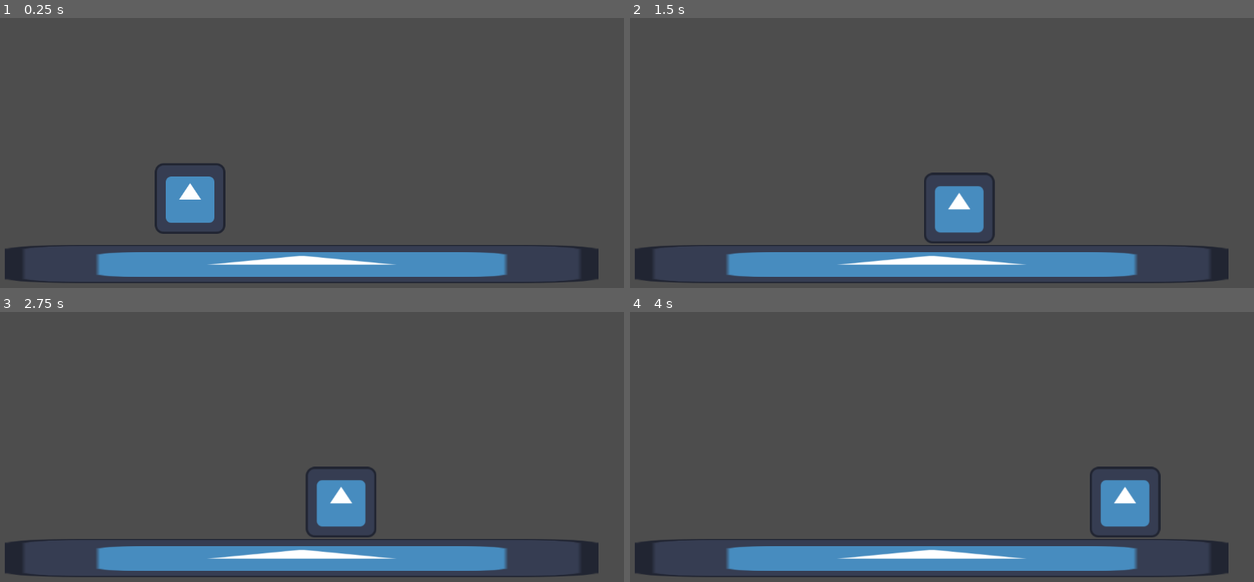
Above: before the commit, frames 1-4 (two rows, left to right).
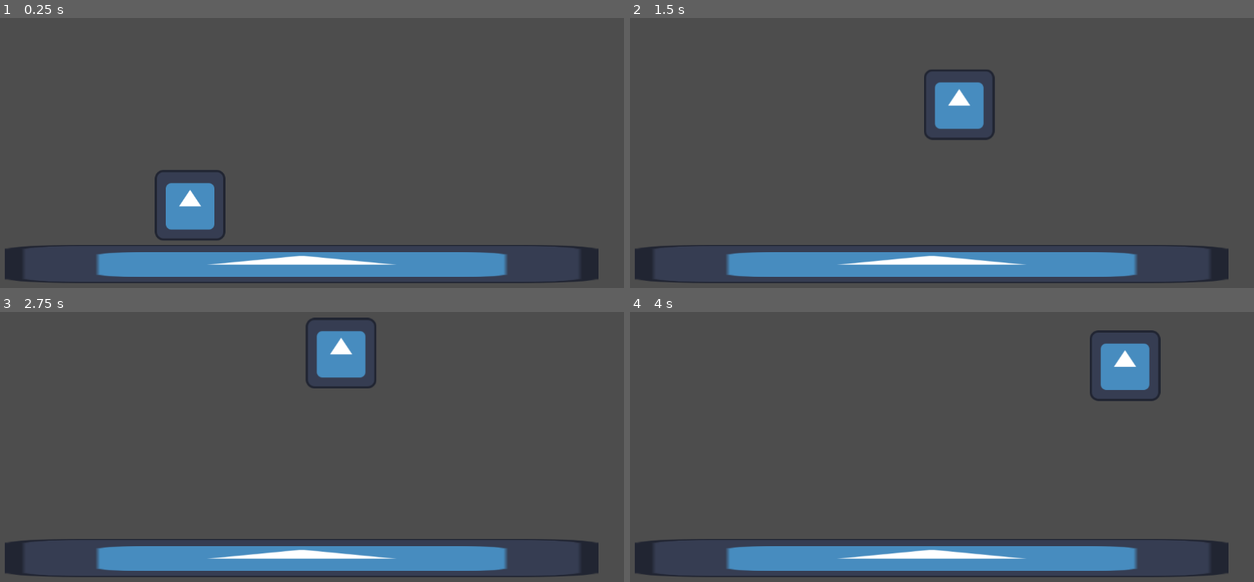
Above: after the commit, the same moments.

Repository: The-E21/TempleExploreDurhack24
Game: Godot game, scene res://Scenes/temple_scene.tscn
Two runs of this game, one before a commit and one after it. Both use one fixed random seed, a clock stepped at 60 frames per second and the inputs below. The engine's default icon, where the game draws it, is replaced by a stand-in: a white triangle on a blue panel in a dark square.
Inputs:
- Up to frame 1 (0.25 s): no input
- Up to frame 2 (1.5 s): hold Space (jump, bound only after the commit) 0.53-1.28 s; hold Right (ui_right) from 0.53 s (still down); tap Space (jump, bound only after the commit) at 1.35 s
- Up to frame 3 (2.75 s): tap Space (jump, bound only after the commit) at 1.52, 1.82 s; release Right (ui_right) at 2.03 s; hold Left (ui_left) from 2.03 s (still down); hold Space (jump, bound only after the commit) from 2.03 s (still down)
- Up to frame 4 (4 s): release Left (ui_left) at 2.78 s; release Space (jump, bound only after the commit) at 2.78 s; hold Right (ui_right) from 2.78 s (still down); tap Space (jump, bound only after the commit) at 2.85, 3.02, 3.32 s; hold Space (jump, bound only after the commit) from 3.53 s (still down)

The runs differ from the first frame. In frame 1, 1.0% of the frame differs, in the area x 24-37%, y 53-83%; in frame 2, 3.6%; in frame 3, 3.5%; in frame 4, 3.6%, in the area x 73-86%, y 6-84%.

Commit message:
Added a jump

Diff:
--- a/Scenes/player.tscn
+++ b/Scenes/player.tscn
@@ -10,8 +10,13 @@
 [node name="Player" type="CharacterBody2D"]
 script = ExtResource("1_dv0df")
 speed = 300.0
-gravity = 600.0
 accelerationMultiplier = 9.0
+gravity = 1100.0
+jumpHight = 300.0
+apexPercentile = 0.9
+jumpCut = 0.2
+jumpTime = 0.4
+apexTime = 1.0
 
 [node name="Sprite2D" type="Sprite2D" parent="."]
 texture = ExtResource("1_2eu8h")
--- a/Scripts/playerscript.gd
+++ b/Scripts/playerscript.gd
@@ -1,17 +1,66 @@
 extends CharacterBody2D
-@export var speed : float
-@export var gravity : float = 9.8
 
 #Horizontal movement
 var leftRightInput : float
 var leftRightAimVelocity : float
+@export var speed : float
 @export var accelerationMultiplier : float
+
+#Vertical movement
+var jumpDown : bool = false
+@export var gravity : float = 9.8
+var jumpPhase : int
+@export var jumpHight : float
+@export var apexPercentile : float
+@export var jumpCut : float
+
+@export var jumpTime : float
+@export var apexTime : float
+var jumpTimer : float
+
+func _input(event):
+	if event.is_action_pressed("jump"):
+		jumpDown = true
+	elif event.is_action_released("jump"):
+		jumpDown = false
 
 func  _process(delta):
 	leftRightInput = Input.get_axis("ui_left", "ui_right")
 
 func _physics_process(delta):
-	velocity += Vector2.DOWN * gravity * delta
+	manageJump(delta)
+	##Horizontal
 	leftRightAimVelocity = leftRightInput * speed
 	velocity += Vector2((leftRightAimVelocity - velocity.x) * accelerationMultiplier * delta, 0)
 	move_and_slide()
+
+func manageJump(delta):
+	match jumpPhase:
+		0:
+			if(not is_on_floor()):
+				jumpPhase = 3
+			if(jumpDown):
+				print("go")
+				jumpPhase = 1
+				jumpTimer = 0
+		1:
+			var jumpSeed = jumpHight * apexPercentile / jumpTime
+			velocity = Vector2(velocity.x, -jumpSeed)
+			jumpTimer += delta
+
+			if(not jumpDown):
+				jumpPhase = 3
+				velocity = Vector2(velocity.x, velocity.y * jumpCut)
+
+			elif jumpTimer >= jumpTime:
+				jumpPhase = 2
+				jumpTimer = 0
+				velocity = Vector2(velocity.x, 2 * (1 - apexPercentile) * jumpHight / (apexTime/2))
+		2:
+			velocity -= Vector2.DOWN * 2*(1 - apexPercentile) * jumpHight / pow(apexTime / 2, 2)
+			jumpTimer += delta
+			jumpPhase = 3
+		3:
+			velocity += Vector2.DOWN * gravity * delta
+			if(is_on_floor()):
+				jumpPhase = 0
--- a/project.godot
+++ b/project.godot
@@ -15,6 +15,14 @@
 config/features=PackedStringArray("4.3", "GL Compatibility")
 config/icon="res://Assets/icon.svg"
 
+[input]
+
+jump={
+"deadzone": 0.5,
+"events": [Object(InputEventKey,"resource_local_to_scene":false,"resource_name":"","device":-1,"window_id":0,"alt_pressed":false,"shift_pressed":false,"ctrl_pressed":false,"meta_pressed":false,"pressed":false,"keycode":0,"physical_keycode":32,"key_label":0,"unicode":32,"location":0,"echo":false,"script":null)
+]
+}
+
 [rendering]
 
 renderer/rendering_method="gl_compatibility"
